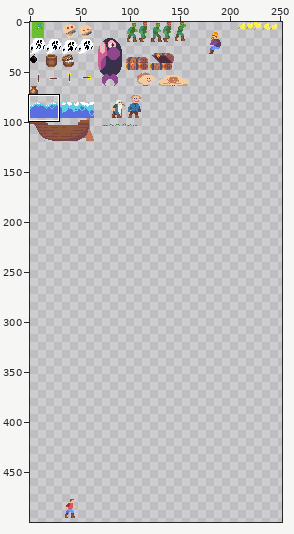
Two versions of one sprite sheet, resources/textures/Entities.png. Above: a wide view before the commit, with the close-up outlined.
Close-up. Before the commit:
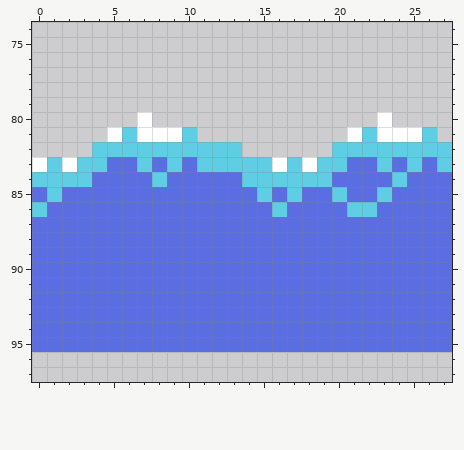
The file is 512x512 pixels. Colours within 5 levels of each other are drawn and written as one. Shown: x 0..27, y 74..97. The wide view leaves out empty margins.
Once edited:
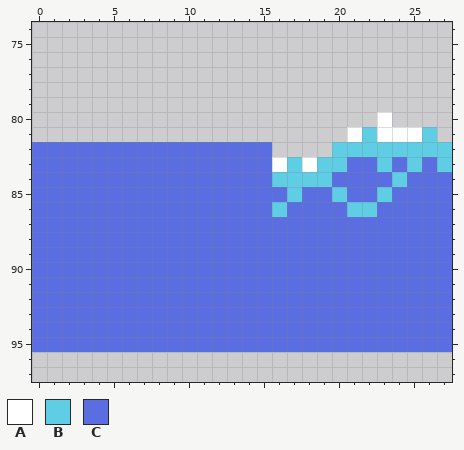
Palette (. is transparent): A #ffffff  B #5fcde4  C #5b6ee1
From old to new:
@@ x 0..17 @@
 79 ..................
-80 .......A..........
-81 .....ABAAAB.......
-82 ....BBBBBBBBBB....
-83 ABABBCCBCBCBBBBBAB
-84 BBBBCCCCBCCCCCBBBB
-85 CBCCCCCCCCCCCCCBCB
-86 BCCCCCCCCCCCCCCCBC
+80 ..................
+81 ..................
+82 CCCCCCCCCCCCCCCC..
+83 CCCCCCCCCCCCCCCCAB
+84 CCCCCCCCCCCCCCCCBB
+85 CCCCCCCCCCCCCCCCCB
+86 CCCCCCCCCCCCCCCCBC
 87 CCCCCCCCCCCCCCCCCC
Pixel boxes of the changes (left, top, right, bottom) in both close-ups:
changed: (32, 112, 272, 217)
